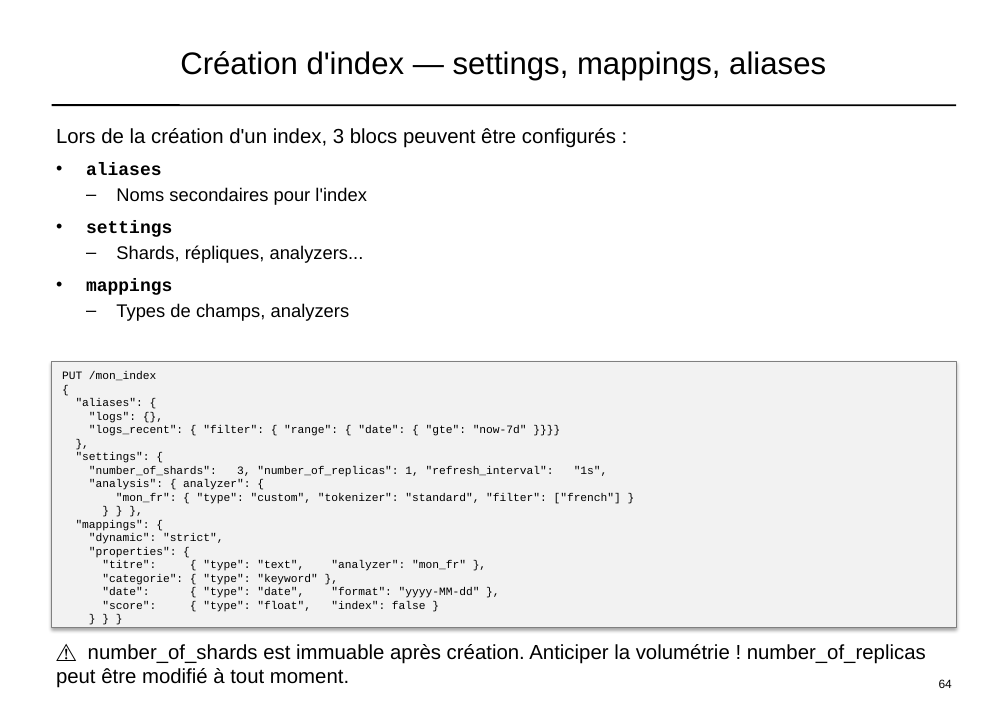
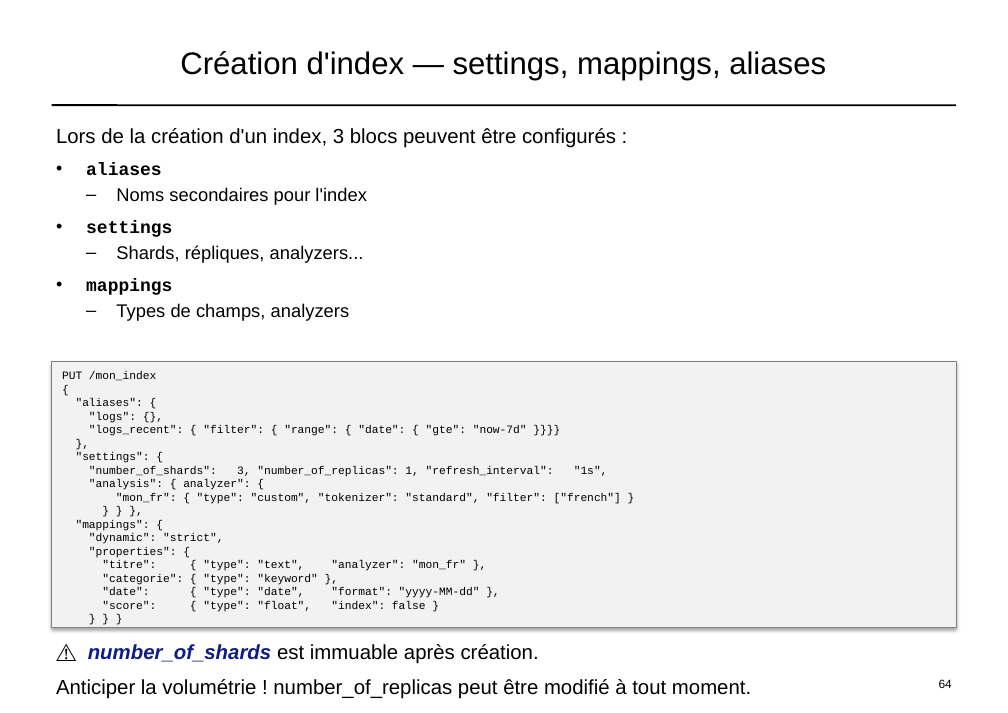
Before and after one commit to dthibau/opensearch, a slide deck: slide 51 of opensearch_simple.pptx. Drawn at 1008x713 pixels with LibreOffice and Linux fonts; fonts in the diff are those of the drawing. Boxes give left, top, right and bottom in pixels: in the first picture for what was removed or moved away, otherwise in the second. Text is boxed around its words. In the diff, an @@ line names an element or a change of style, - is before the commit and + after.

```diff
--- a/opensearch_simple.pptx
+++ b/opensearch_simple.pptx
@@ text at (56,644,751,699): text changed @@
-⚠️ number_of_shards est immuable après création. Anticiper la volumétrie ! number_of_replicas peut être modifié à tout moment.
+⚠️ number_of_shards est immuable après création.
+Anticiper la volumétrie ! number_of_replicas peut être modifié à tout moment.
```
Also in this commit, not shown: 23 other slides changed, 11 slides added, 3 other files.
